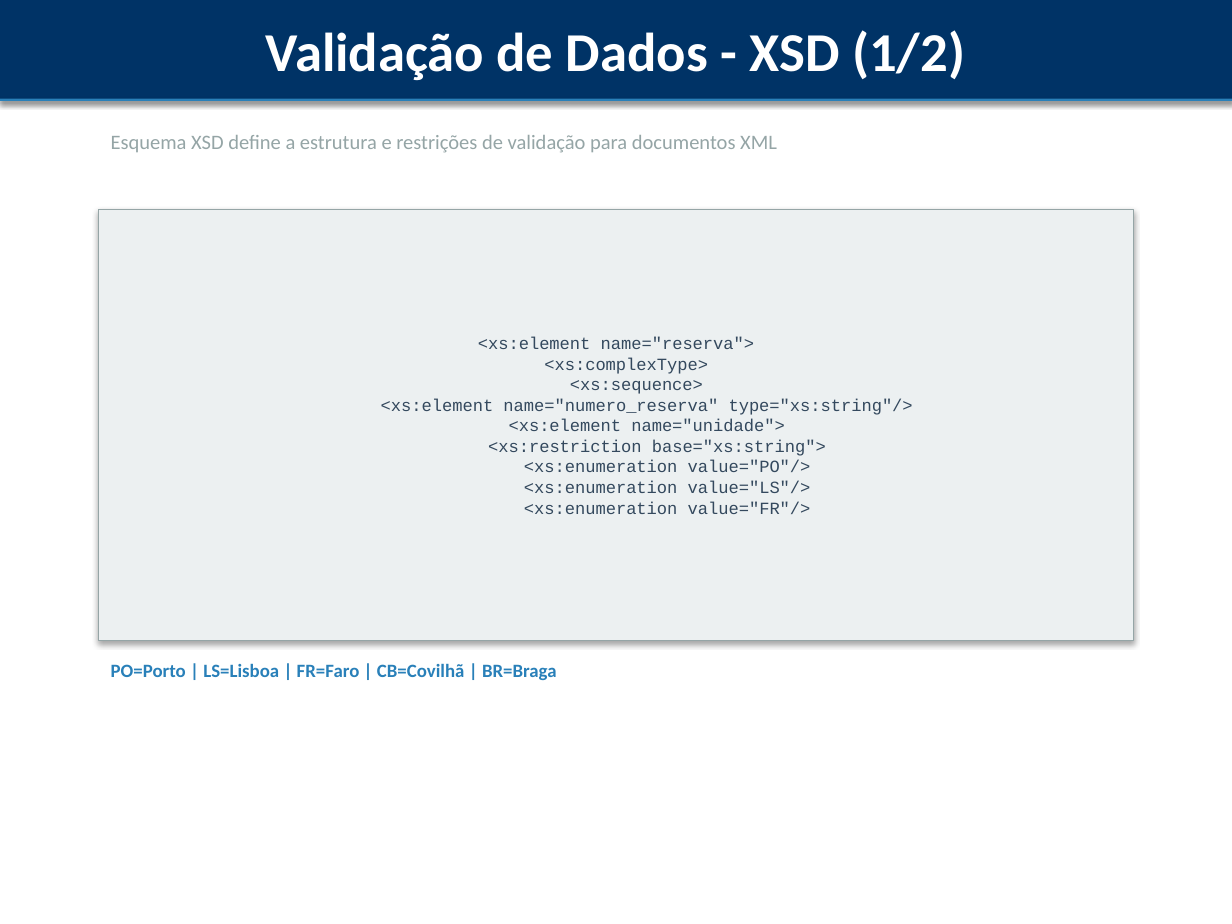
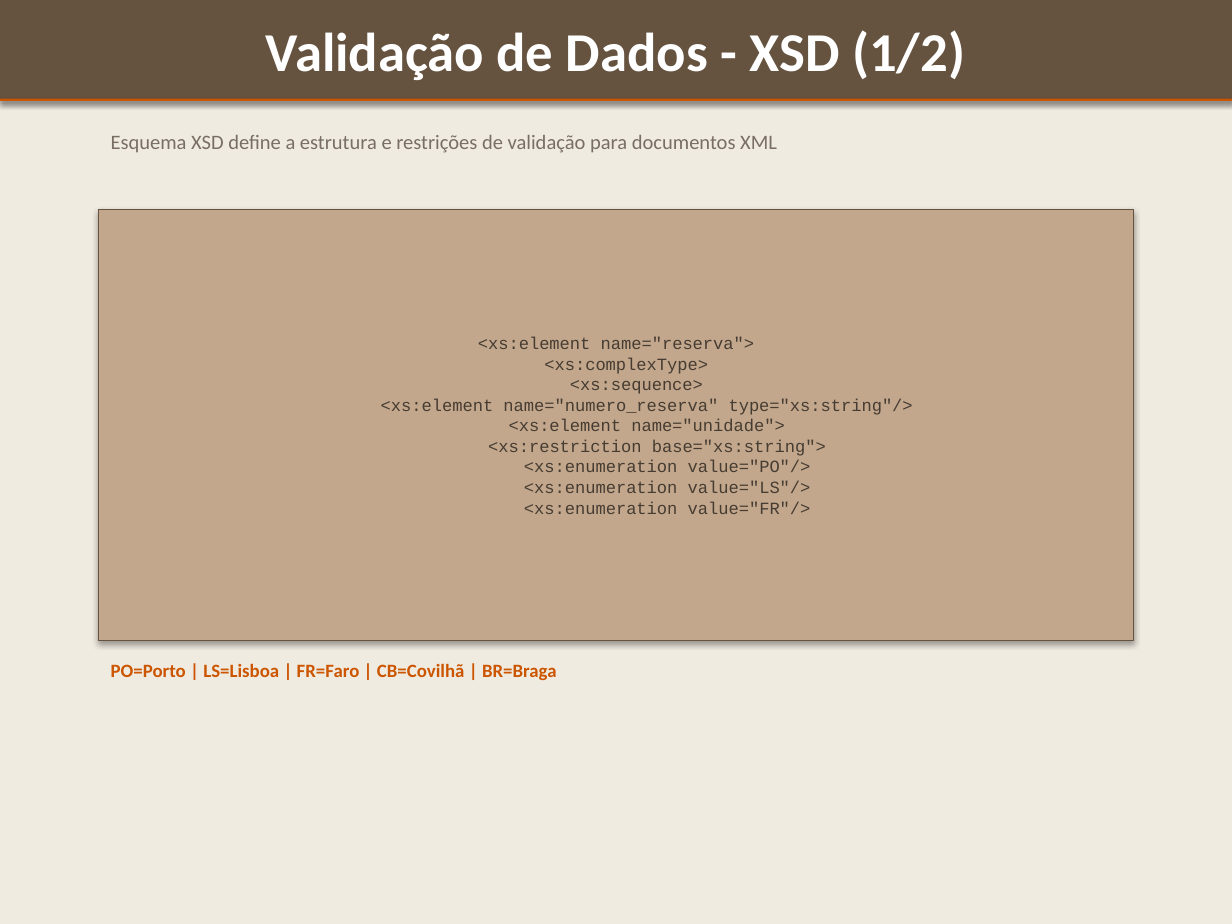
Before and after one commit to InnaVibes/Ctesp, a slide deck: slide 4 of peid/TRABALHO_PRATICO/apresentacao_reservas.pptx. Drawn at 1232x924 pixels with LibreOffice and Linux fonts; fonts in the diff are those of the drawing. Boxes give left, top, right and bottom in pixels: in the first picture for what was removed or moved away, otherwise in the second. Text is boxed around its words. In the diff, an @@ line names an element or a change of style, - is before the commit and + after.

```diff
--- a/peid/TRABALHO_PRATICO/apresentacao_reservas.pptx
+++ b/peid/TRABALHO_PRATICO/apresentacao_reservas.pptx
@@ background #FFFFFF to #F0EBE1 @@
@@ rectangle "Validação de Dados - XSD ..." at [0,0,1232,99]: fill #003366 to #65523F; outline #003366 0.75 pt to #65523F 0.75 pt @@
@@ rectangle at [0,99,1232,101]: fill #2980B9 to #CC5500 @@
@@ text "Esquema XSD define a estrutura ..." at [111,135,777,153]: text colour #95A5A6 to #786E64 @@
@@ rectangle "<xs:element name="reserva"> <xs:complexType> <xs:sequence> < ..." at [99,209,1133,641]: text colour #34495E to #463C32; fill #ECF0F1 to #C2A78C; outline #95A5A6 0.75 pt to #65523F 0.75 pt @@
@@ text "PO=Porto | LS=Lisboa | FR=Faro ..." at [111,663,557,680]: text colour #2980B9 to #CC5500 @@
```
Also in this commit, not shown: 21 other slides changed, 2 other files.
